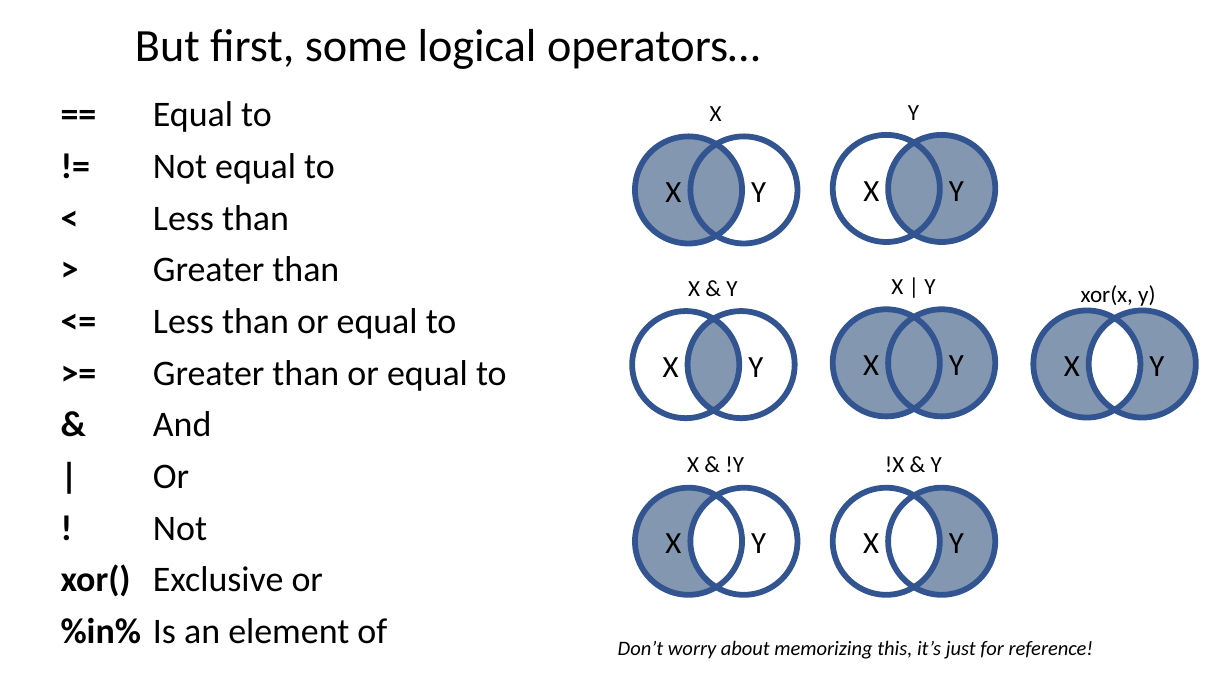
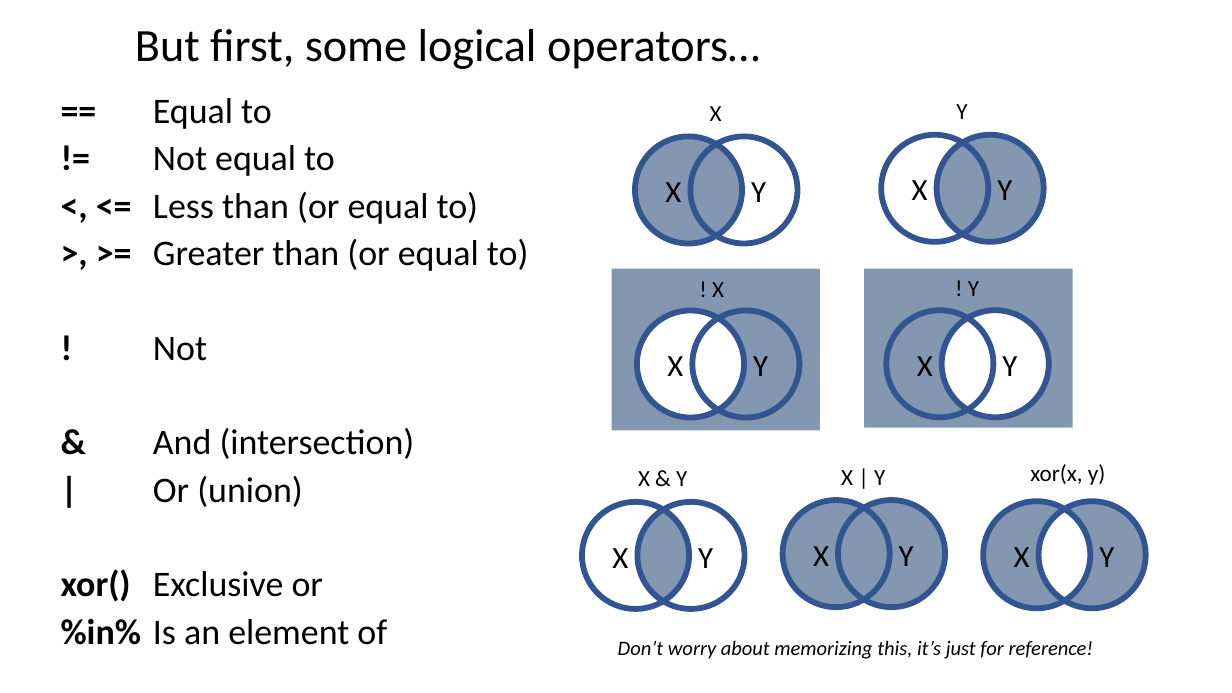
Before and after one commit to justinpriest/ADFG_R_Intro_Workshop, a slide deck: slide 20 of presentations/4 - Programming Basics 2 - Under the Hood.pptx. Drawn at 1232x693 pixels with LibreOffice and Linux fonts; fonts in the diff are those of the drawing. Boxes give left, top, right and bottom in pixels: in the first picture for what was removed or moved away, otherwise in the second. Text is boxed around its words. In the diff, an @@ line names an element or a change of style, - is before the commit and + after.

```diff
--- a/presentations/4 - Programming Basics 2 - Under the Hood.pptx
+++ b/presentations/4 - Programming Basics 2 - Under the Hood.pptx
@@ text at (x1=61, y1=98, x2=387, y2=645): line spacing 0.9 to 0.8 @@
@@ 2 texts, 2 freeform shapes, 2 ellipses moved together from (x1=833, y1=105, x2=995, y2=242) to (x1=882, y1=104, x2=1044, y2=242) @@
@@ text at (x1=153, y1=192, x2=528, y2=271): text changed @@
-< Less than
-> Greater than
-<= Less than or equal to
->= Greater than or equal to
-& And
-| Or
+<, <= Less than (or equal to)
+>, >= Greater than (or equal to)
@@ rectangle added at (x1=612, y1=269, x2=821, y2=431), fill #8497B0 @@
@@ rectangle added at (x1=864, y1=269, x2=1073, y2=428), fill #8497B0 @@
@@ text at (x1=712, y1=282, x2=724, y2=297): text changed; size 24 to 18 pt @@
-X Y
+! X
@@ text at (x1=968, y1=281, x2=979, y2=296): text changed; size 24 to 18 pt @@
-X Y
+! Y
@@ freeform shape moved from (x1=634, y1=488, x2=715, y2=596) to (x1=636, y1=311, x2=717, y2=419) @@
@@ ellipse added at (x1=637, y1=311, x2=744, y2=418), fill #FFFFFF, outline #325491 4.5 pt @@
@@ ellipse moved from (x1=888, y1=488, x2=995, y2=595) to (x1=692, y1=311, x2=799, y2=418) @@
@@ freeform shape added at (x1=693, y1=319, x2=744, y2=410), fill #8497B0 @@
@@ freeform shape moved from (x1=914, y1=487, x2=995, y2=595) to (x1=885, y1=311, x2=967, y2=419) @@
@@ ellipse moved from (x1=690, y1=488, x2=798, y2=595) to (x1=886, y1=311, x2=994, y2=418) @@
@@ freeform shape added at (x1=942, y1=318, x2=993, y2=409), fill #8497B0 @@
@@ ellipse added at (x1=942, y1=311, x2=1049, y2=418), fill #FFFFFF, outline #325491 4.5 pt @@
@@ text at (x1=667, y1=356, x2=768, y2=376): text changed; size 18 to 24 pt @@
-X & !Y
+X Y
@@ text at (x1=917, y1=356, x2=1017, y2=376): text changed; size 18 to 24 pt @@
-!X & Y
+X Y
@@ text at (x1=153, y1=428, x2=415, y2=507): paragraphs added @@
+& And (intersection)
+| Or (union)
@@ text "xor(x, y)" moved from (x1=1081, y1=285, x2=1155, y2=309) to (x1=1030, y1=464, x2=1105, y2=485) @@
@@ ellipse removed at (x1=635, y1=488, x2=742, y2=595) @@
@@ ellipse removed at (x1=833, y1=488, x2=940, y2=595) @@
@@ 6 freeform shapes, 6 ellipses, 5 texts moved together from (x1=632, y1=279, x2=1196, y2=419) to (x1=582, y1=470, x2=1146, y2=609) @@
```
Also in this commit, not shown: 6 other slides changed, 1 slide removed, 1 other file.
